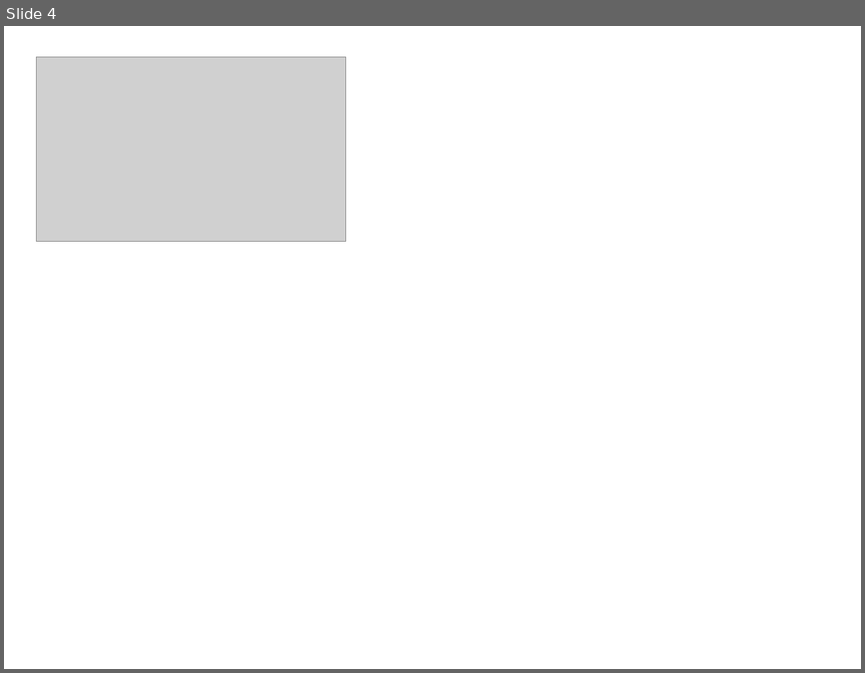
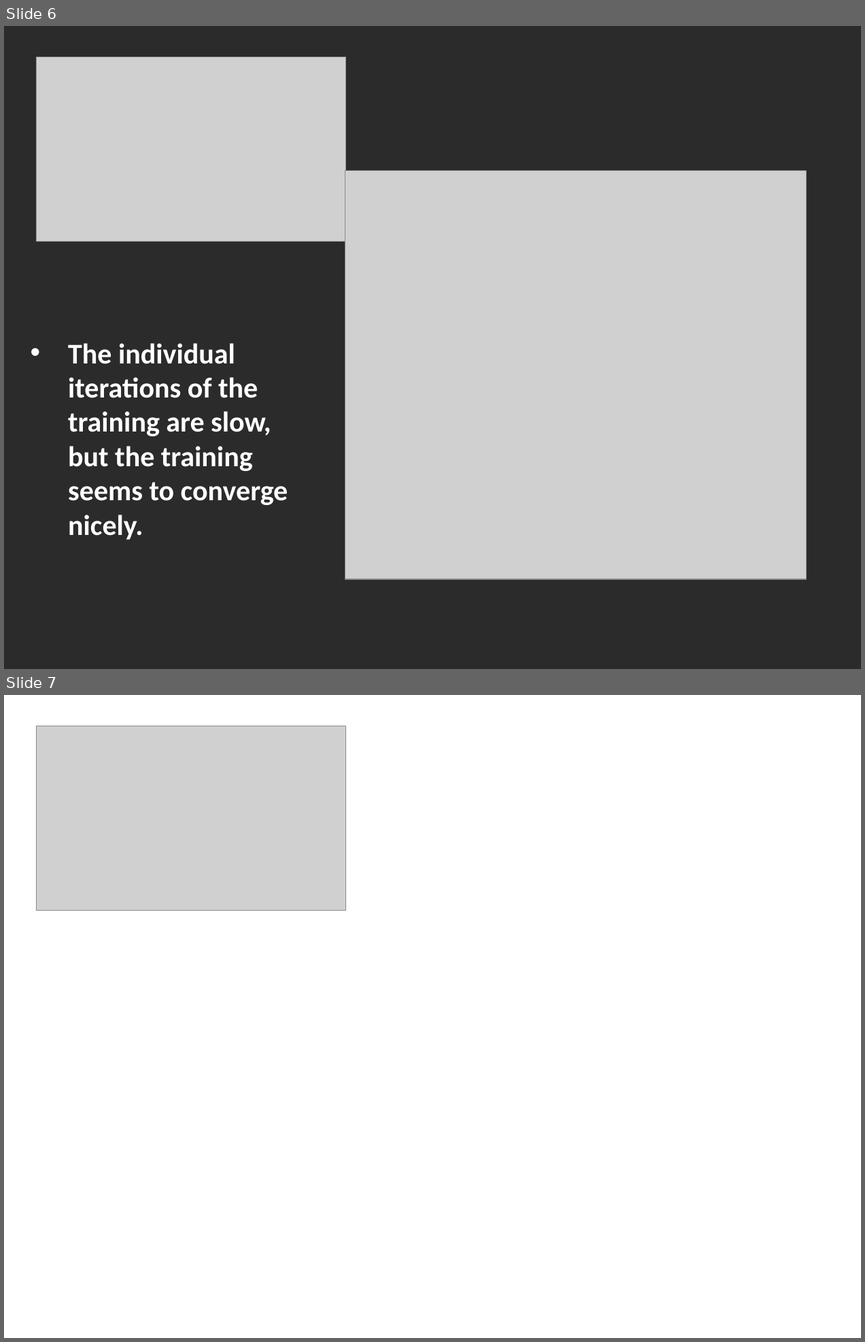
Before and after one commit to exitmouse/drfcsharp, a slide deck: Milestone Presentation/denton_selover_slide.ppt. Shown one above the other, each under a label of ours: slide 4 before the commit, slides 6 and 7 after it. The pictures are 865x673 and 865x1342 pixels, drawn with LibreOffice and Linux fonts; fonts in the diff are those of the drawing; grey boxes stand for pictures; background and template pictures are left out; a plain dark background stands for a picture behind light text. Boxes give left, top, right and bottom in pixels: in the first picture for what was removed or moved away, otherwise in the second. Text is boxed around its words. In the diff, an @@ line names an element or a change of style, - is before the commit and + after.

```diff
--- a/Milestone Presentation/denton_selover_slide.ppt
+++ b/Milestone Presentation/denton_selover_slide.ppt
@@ slide 6 added at <box>4,26,861,669</box>, background picture (left out) @@
@@ picture added at <box>37,57,346,241</box> @@
@@ picture added at <box>345,171,806,580</box> @@
@@ text added at <box>68,343,288,539</box>, 24 pt, text #FFFFFF, bold @@
+• The individual iterations of the training are slow, but the training seems to converge nicely.
@@ what was slide 4 is now slide 7 @@
```
Also in this commit, not shown: 3 slides changed, 3 other slides added, 9 other files.
